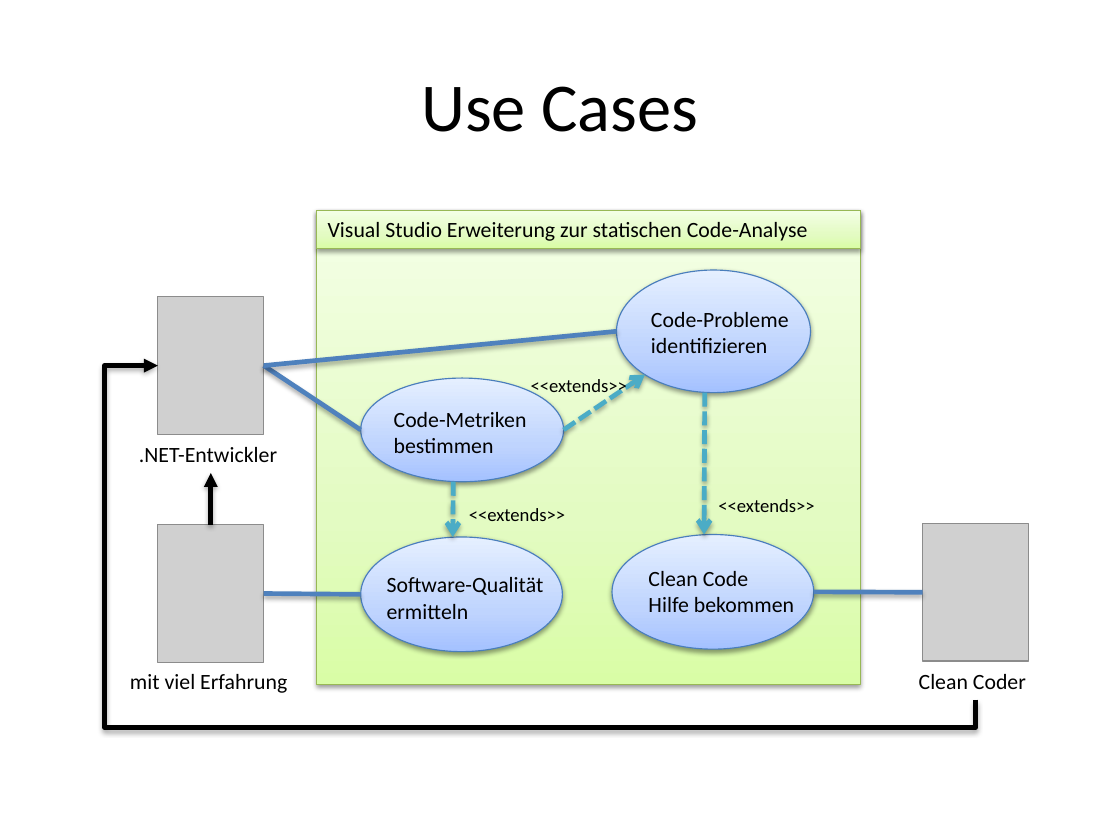
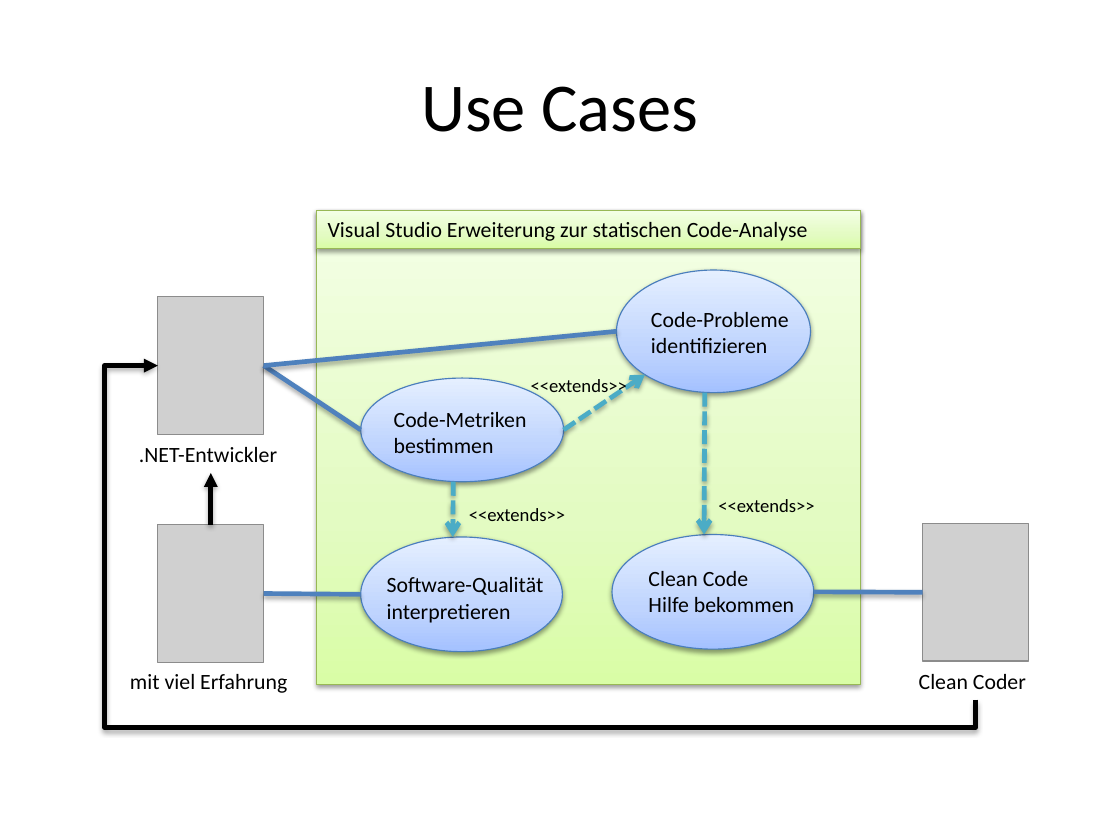
Before and after one commit to halllo/MTSS12, a slide deck: slide 4 of text/images/illustrations.pptx. Drawn at 1120x840 pixels with LibreOffice and Linux fonts; fonts in the diff are those of the drawing; grey boxes stand for pictures. Boxes give left, top, right and bottom in pixels: in the first picture for what was removed or moved away, otherwise in the second. Text is boxed around its words. In the diff, an @@ line names an element or a change of style, - is before the commit and + after.

```diff
--- a/text/images/illustrations.pptx
+++ b/text/images/illustrations.pptx
@@ text at (387,604,511,623): text changed @@
-ermitteln
+interpretieren
```
Also in this commit, not shown: 1 other slide changed, 5 other files.
